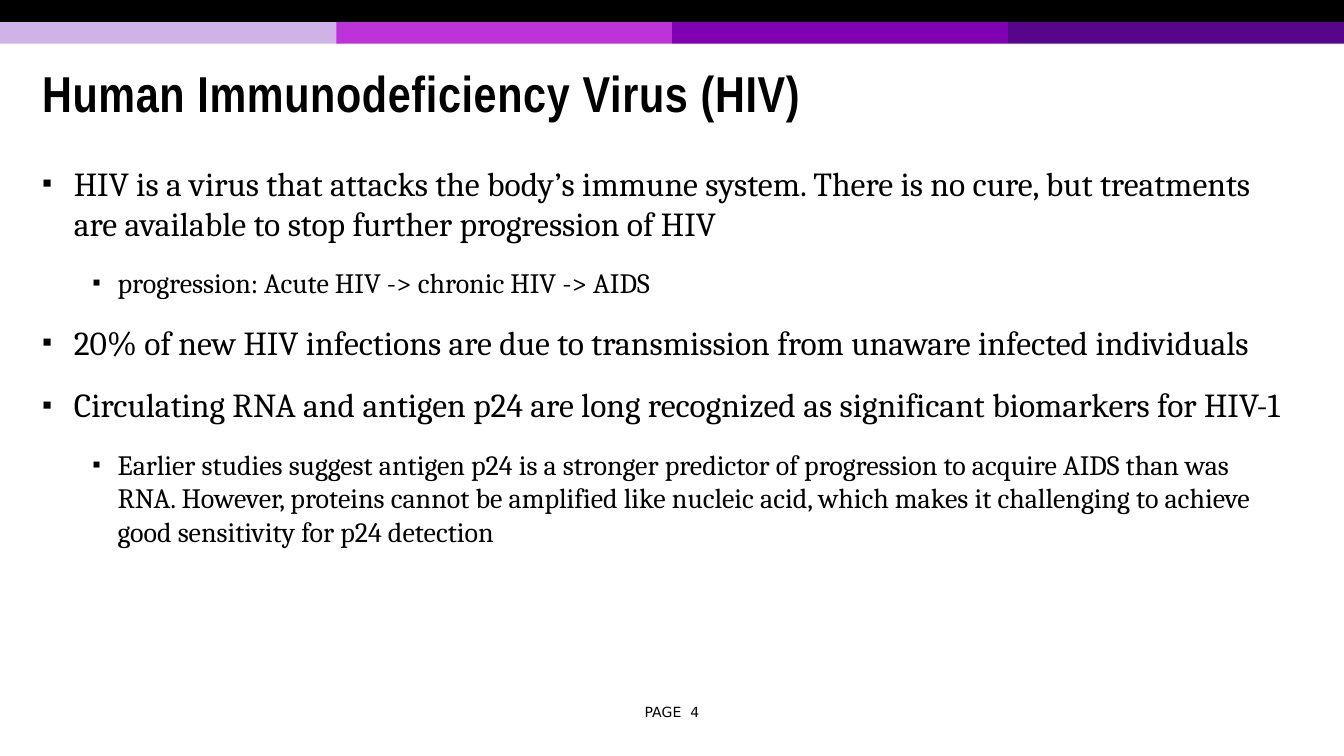
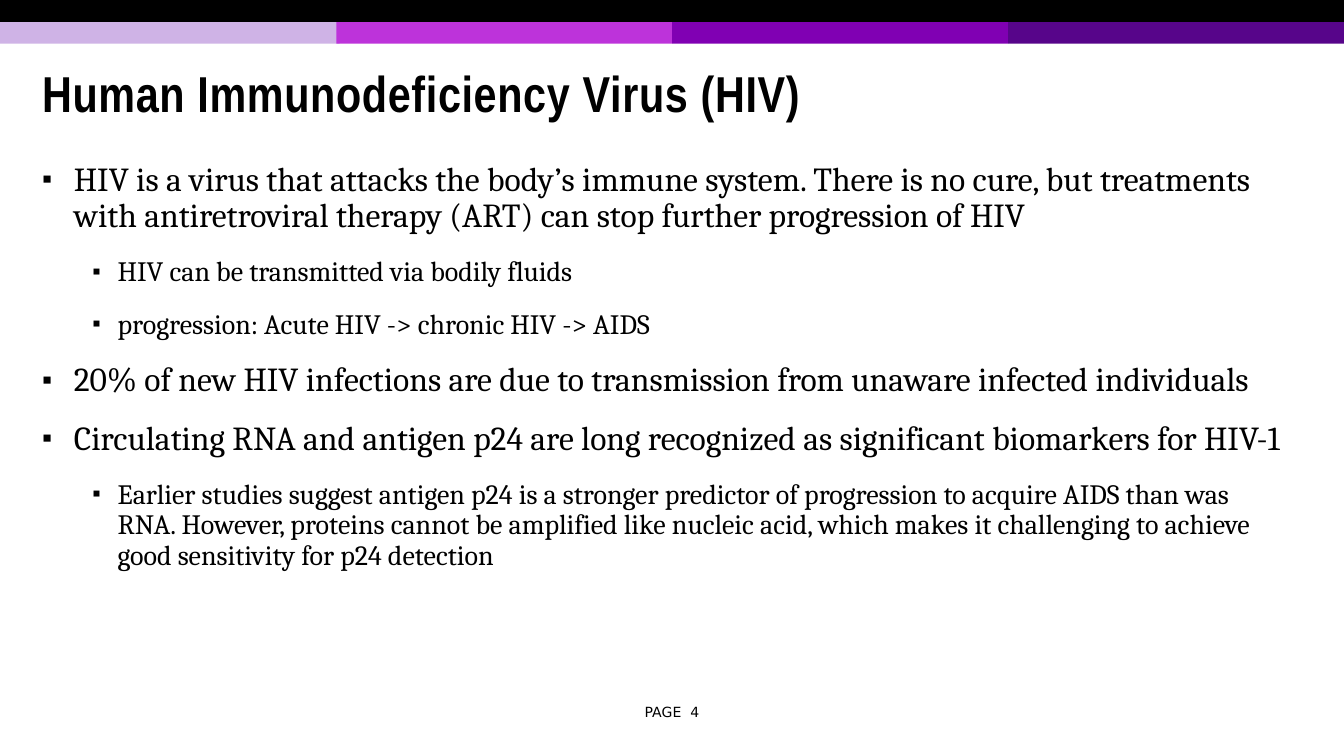
Before and after one commit to tonymin/ECE730, a slide deck: slide 4 of Presentation 2.pptx. Drawn at 1344x756 pixels with LibreOffice and Linux fonts; fonts in the diff are those of the drawing; background and template pictures are left out. Boxes give left, top, right and bottom in pixels: in the first picture for what was removed or moved away, otherwise in the second. Text is boxed around its words. In the diff, an @@ line names an element or a change of style, - is before the commit and + after.

```diff
--- a/Presentation 2.pptx
+++ b/Presentation 2.pptx
@@ text at <box>74,167,1250,287</box>: text changed @@
-▪ HIV is a virus that attacks the body’s immune system. There is no cure, but treatments are available to stop further progression of HIV
+▪ HIV is a virus that attacks the body’s immune system. There is no cure, but treatments with antiretroviral therapy (ART) can stop further progression of HIV
+  ▪ HIV can be transmitted via bodily fluids
@@ text at <box>74,314,1280,571</box>: line spacing 1 to 0.9 @@
```
Also in this commit, not shown: 2 other slides changed, 2 slides added, 1 slide removed, 1 other file.
